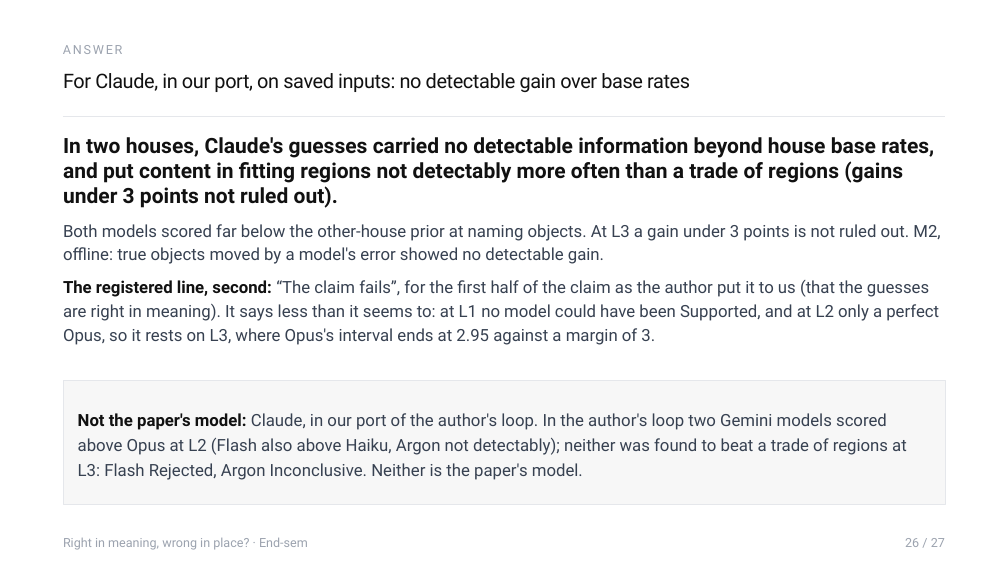
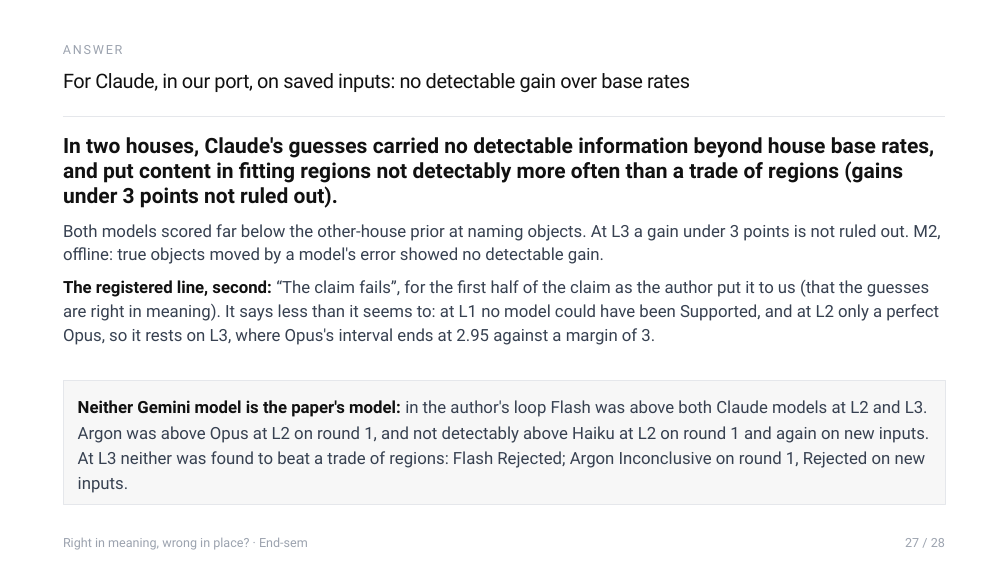
Before and after one commit to Sher110106/validity-aware-active-semantic-exploration, a slide deck: slide 27 of docs/endsem_2026-11/ASP_Endsem.pptx (slide 26 before the commit). Drawn at 1008x567 pixels with LibreOffice and Linux fonts; fonts in the diff are those of the drawing. Boxes give left, top, right and bottom in pixels: in the first picture for what was removed or moved away, otherwise in the second. Text is boxed around its words. In the diff, an @@ line names an element or a change of style, - is before the commit and + after.

```diff
--- a/docs/endsem_2026-11/ASP_Endsem.pptx
+++ b/docs/endsem_2026-11/ASP_Endsem.pptx
@@ text in rectangle at (x1=78, y1=400, x2=929, y2=493): text changed @@
-Not the paper's model: Claude, in our port of the author's loop. In the author's loop two Gemini models scored above Opus at L2 (Flash also above Haiku, Argon not detectably); neither was found to beat a trade of regions at L3: Flash Rejected, Argon Inconclusive. Neither is the paper's model.
+Neither Gemini model is the paper's model: in the author's loop Flash was above both Claude models at L2 and L3. Argon was above Opus at L2 on round 1, and not detectably above Haiku at L2 on round 1 and again on new inputs. At L3 neither was found to beat a trade of regions: Flash Rejected; Argon Inconclusive on round 1, Rejected on new inputs.
@@ text at (x1=905, y1=538, x2=945, y2=547): text changed @@
-26 / 27
+27 / 28
```
Also in this commit, not shown: 27 other slides changed, 1 slide added, 8 other files.
